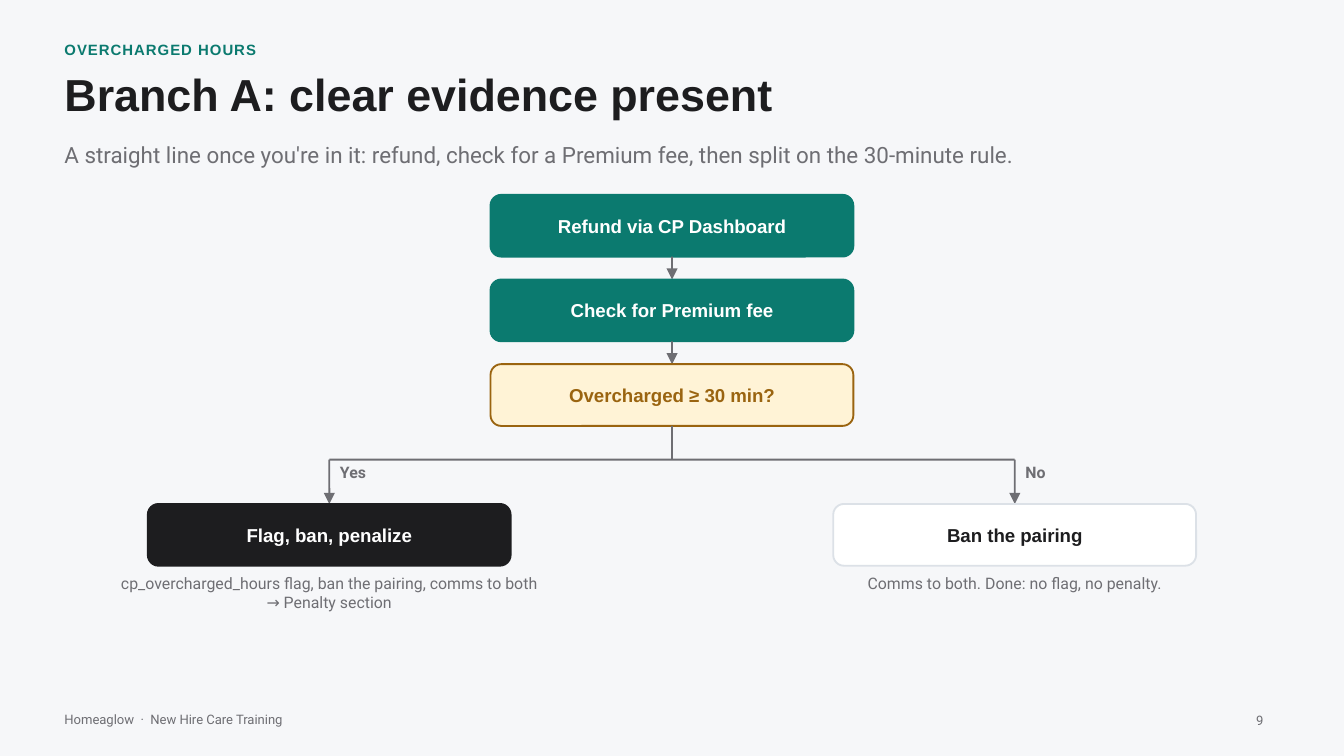
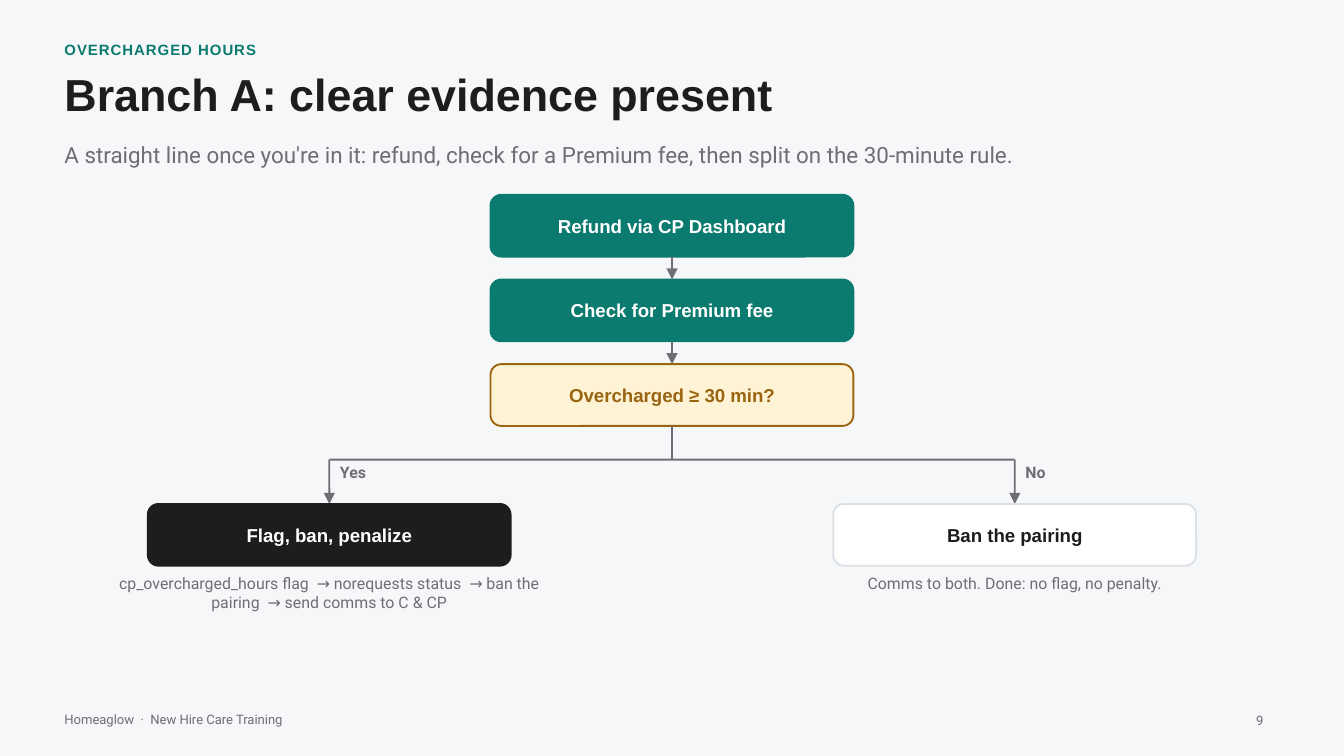
Before and after one commit to anjulimichelle/training, a slide deck: slide 9 of billing-disputes/billing-disputes-cash-payments.pptx. Drawn at 1344x756 pixels with LibreOffice and Linux fonts; fonts in the diff are those of the drawing. Boxes give left, top, right and bottom in pixels: in the first picture for what was removed or moved away, otherwise in the second. Text is boxed around its words. In the diff, an @@ line names an element or a change of style, - is before the commit and + after.

```diff
--- a/billing-disputes/billing-disputes-cash-payments.pptx
+++ b/billing-disputes/billing-disputes-cash-payments.pptx
@@ text at (119,577,539,611): text changed @@
-cp_overcharged_hours flag, ban the pairing, comms to both → Penalty section
+cp_overcharged_hours flag → norequests status → ban the pairing → send comms to C & CP
```
Also in this commit, not shown: 4 other slides changed, 1 other file.
